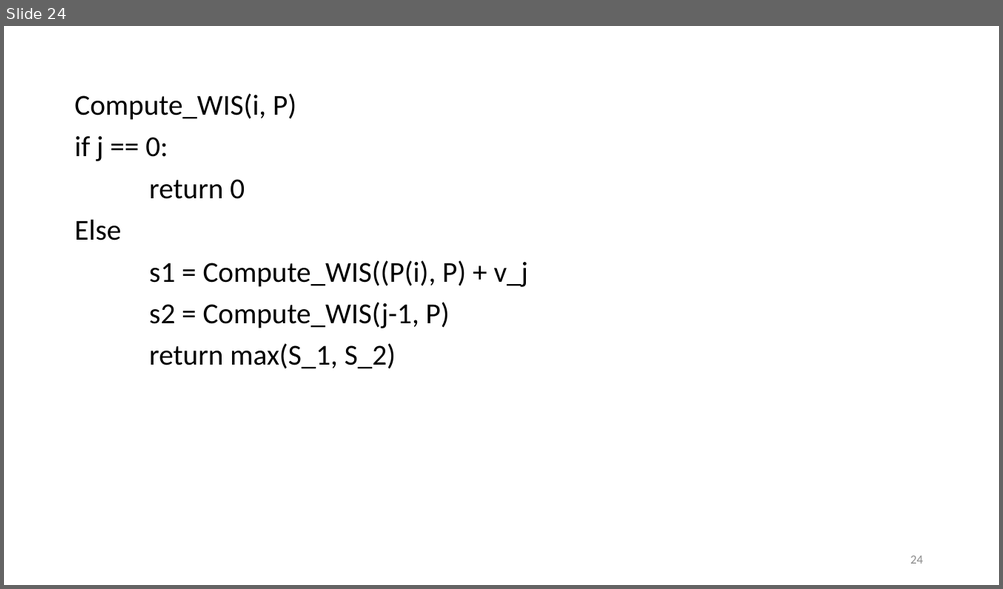
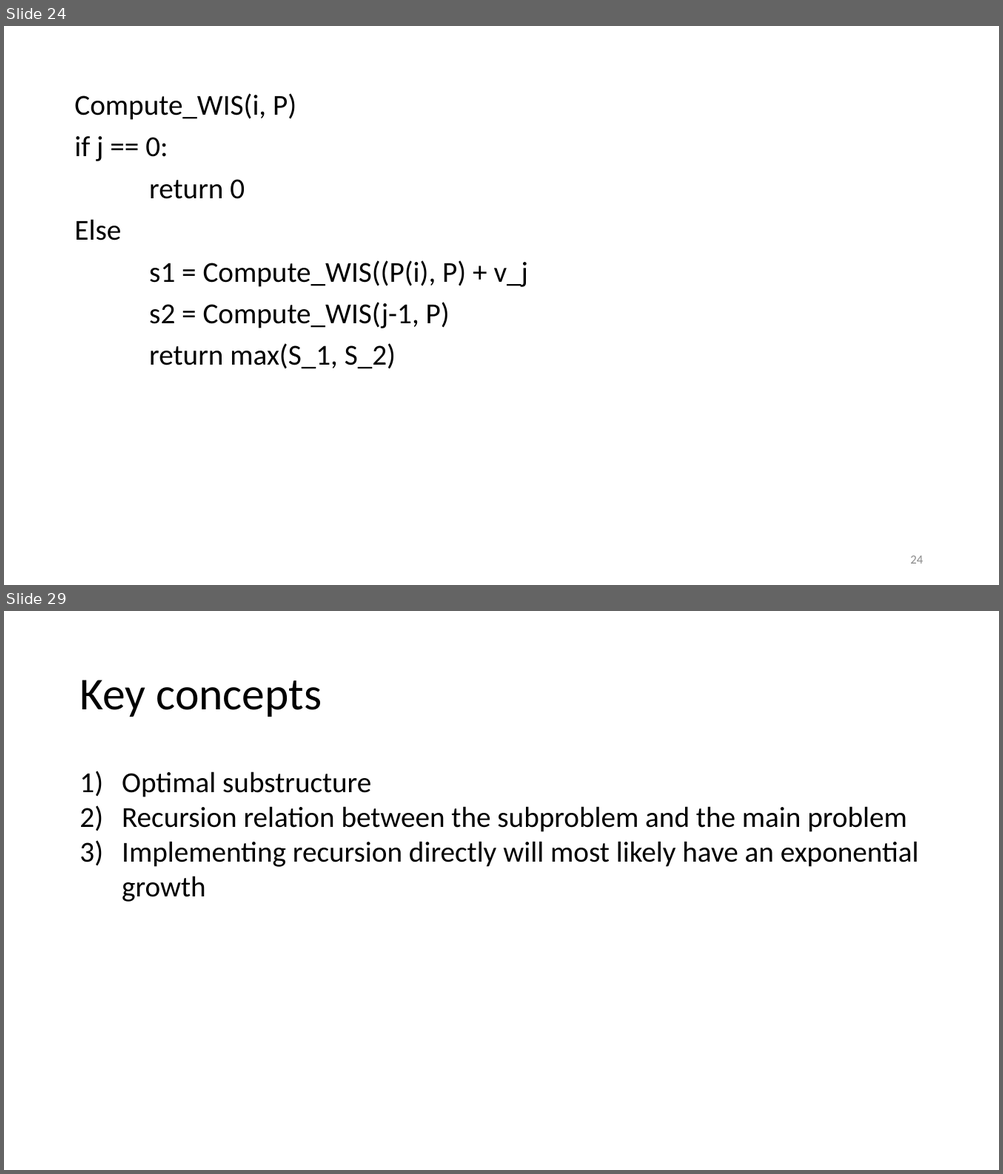
Before and after one commit to jonathonyan/CSC373, a slide deck: Week3/Week 3.pptx. Shown one above the other, each under a label of ours: slide 24 before the commit, slides 24 and 29 after it; the slides between them are not shown. The pictures are 1003x589 and 1003x1174 pixels, drawn with LibreOffice and Linux fonts; fonts in the diff are those of the drawing. Boxes give left, top, right and bottom in pixels: in the first picture for what was removed or moved away, otherwise in the second. Text is boxed around its words. In the diff, an @@ line names an element or a change of style, - is before the commit and + after.

```diff
--- a/Week3/Week 3.pptx
+++ b/Week3/Week 3.pptx
@@ slide 29 added at <box>4,611,999,1170</box>, background #FFFFFF @@
@@ title added at <box>79,680,321,717</box>, 44 pt, text #000000 @@
+Key concepts
@@ text added at <box>122,772,919,902</box>, 28 pt, text #000000 @@
+1) Optimal substructure
+2) Recursion relation between the subproblem and the main problem
+3) Implementing recursion directly will most likely have an exponential growth
```
Also in this commit, not shown: 1 slide changed, 6 other slides added, 1 other file.
